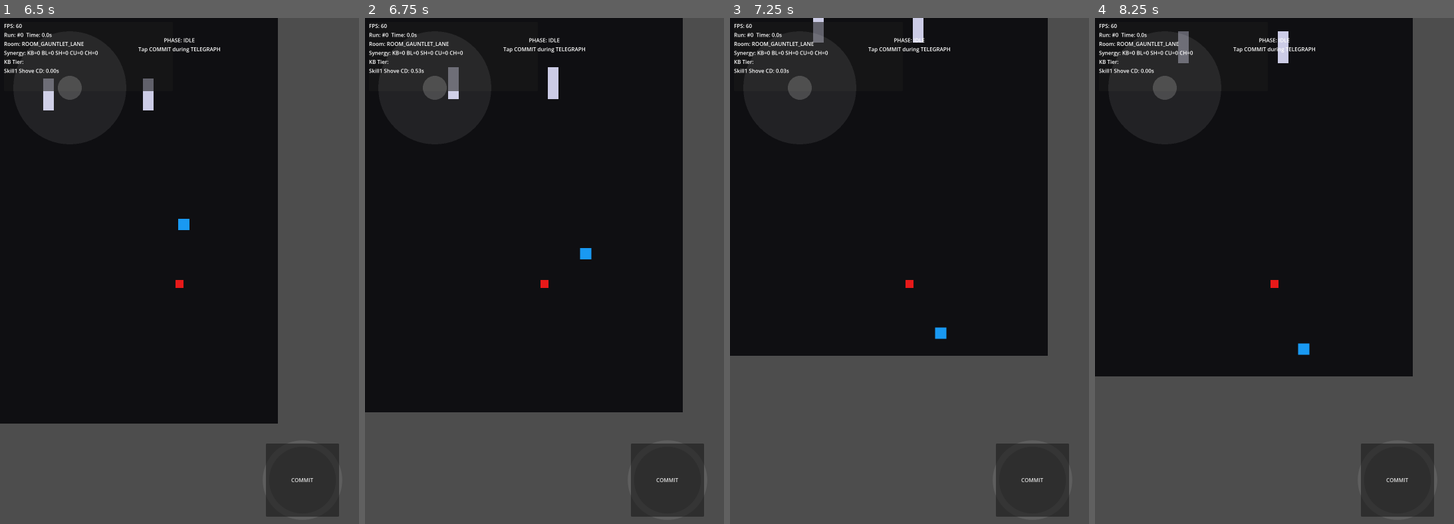
Above: before the commit, frames 1-4 (left to right).
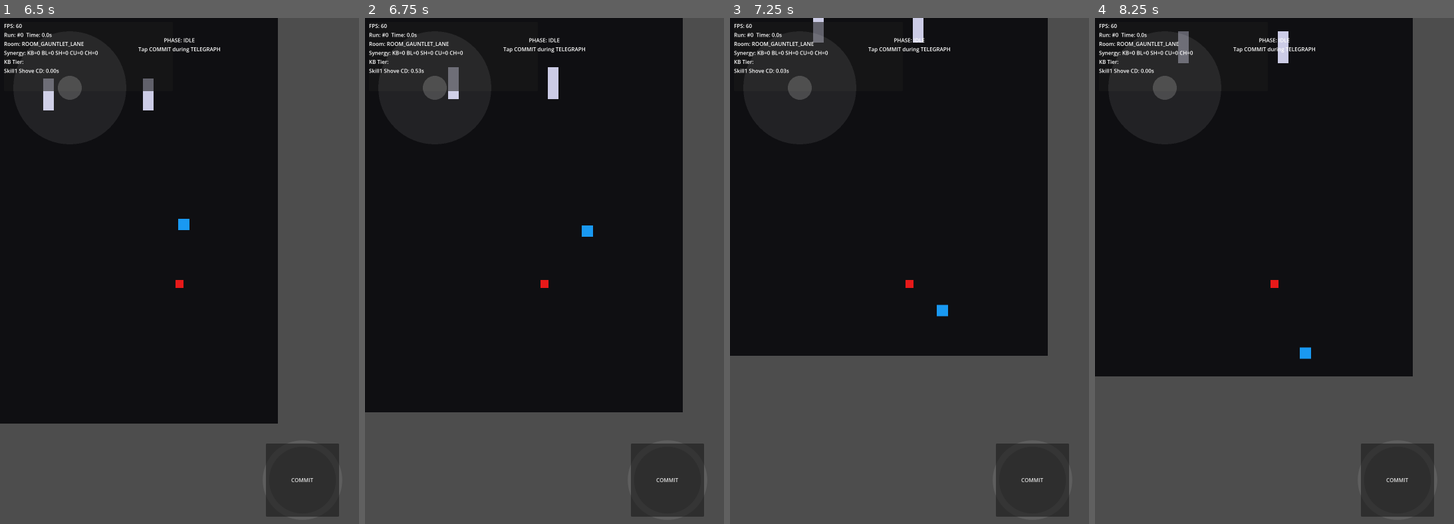
Above: after the commit, the same moments.

Repository: changha-kim/blood-contract
Game: Godot game, scene res://scenes/ui/MainMenu.tscn
Two runs of this game, one before a commit and one after it. Both use one fixed random seed, a clock stepped at 60 frames per second and the inputs below.
Inputs (mouse positions are in pixels of both pictures, inside the frame that each line leads up to):
- Up to frame 1 (6.5 s): click "TC04 (Spike Arena)" at 0.5 s; click "COMMIT" at 1.25 s; move the mouse to (258, 255) at 2.02 s; hold D (move_right) 2.03-2.75 s; hold F (attack_btn) 2.03-2.75 s; click (258, 255) at 2.17 s; drag from (107, 311) to (179, 286) at 2.77 s; move the mouse to (215, 164) at 3.52 s; hold D (move_right) 3.53-4.25 s; hold F (attack_btn) 3.53-4.25 s; drag from (161, 392) to (61, 159) at 4.27 s; tap Enter at 5 s; move the mouse to (287, 362) at 5.02 s; hold A (move_left) 5.03-5.75 s; hold F (attack_btn) 5.03-5.75 s; drag from (71, 205) to (183, 220) at 5.77 s
- Up to frame 2 (6.75 s): tap Space (dash_btn) at 6.5 s; move the mouse to (562, 286) at 6.52 s; hold S (move_down) from 6.53 s (still down); hold F (attack_btn) from 6.53 s (still down); click (562, 286) at 6.67 s
- Up to frame 3 (7.25 s): keep holding S (move_down); keep holding F (attack_btn)
- Up to frame 4 (8.25 s): release S (move_down) at 7.25 s; release F (attack_btn) at 7.25 s; drag from (1220, 149) to (1306, 341) at 7.27 s; move the mouse to (1353, 255) at 8.02 s; hold W (move_up) from 8.03 s (still down); hold F (attack_btn) from 8.03 s (still down)

Frame 1 is identical in both runs. In frame 2, 0.1% of the frame differs, in the area x 59-64%, y 40-48%; in frame 3, 0.2%, in the area x 57-61%, y 56-64%; in frame 4, less than 0.1%.
Error before the commit: Attempt to call function 'set_visible_telegraph' in base 'null instance' on a null instance. (res://scripts/enemies/enemy_base.gd:103)

Commit message:
fix: headless TC04 stability (telegraph optional + defer scene change)

Diff:
--- a/godot/scripts/autoload/game_app.gd
+++ b/godot/scripts/autoload/game_app.gd
@@ -63,7 +63,12 @@
 	_get_tree_safe().change_scene_to_file(INTENT_ARENA_SLASHER_SCENE)
 
 func go_to_spike_arena_gauntlet_lane() -> void:
-	_get_tree_safe().change_scene_to_file(SPIKE_ARENA_GAUNTLET_LANE_SCENE)
+	# When called from autoload _ready(), scene tree can be mid-mutation.
+	# Defer to avoid "Parent node is busy" errors (common in headless automation).
+	call_deferred("_deferred_change_scene", SPIKE_ARENA_GAUNTLET_LANE_SCENE)
+
+func _deferred_change_scene(scene_path: String) -> void:
+	_get_tree_safe().change_scene_to_file(scene_path)
 
 func _parse_cmdline_flags() -> void:
 	# Godot splits args into engine args and user args.
--- a/godot/scripts/enemies/enemy_base.gd
+++ b/godot/scripts/enemies/enemy_base.gd
@@ -18,7 +18,7 @@
 @onready var hurtbox: Hurtbox = $Hurtbox
 @onready var attack_root: Node2D = $Attack
 @onready var hitbox: Hitbox = $Attack/Hitbox
-@onready var telegraph: TelegraphIndicator = $TelegraphIndicator
+@onready var telegraph: TelegraphIndicator = get_node_or_null("TelegraphIndicator") as TelegraphIndicator
 @onready var knockback: KnockbackComponent = get_node_or_null("Knockback") as KnockbackComponent
 
 var target: Node2D
@@ -100,22 +100,25 @@
 	match p:
 		Phase.CHOOSE_INTENT:
 			hitbox.monitoring = false
-			telegraph.set_visible_telegraph(false)
-			telegraph.set_commit_locked(false)
+			if telegraph != null:
+				telegraph.set_visible_telegraph(false)
+				telegraph.set_commit_locked(false)
 		Phase.TELEGRAPH:
 			_execute_hit = false
 			_commit_cue_fired_this_commit = false
-			telegraph.set_visible_telegraph(true)
-			telegraph.set_commit_locked(false)
-			telegraph.set_style_telegraph()
+			if telegraph != null:
+				telegraph.set_visible_telegraph(true)
+				telegraph.set_commit_locked(false)
+				telegraph.set_style_telegraph()
 			_update_aim_telegraph()
 			var dmg := _get_intent_int(_intent_id, "damage", hitbox.damage)
 			var shape := _get_intent_string(_intent_id, "shape", "line")
 			EventLogger.log_event("intent_telegraph", {"enemy_id": enemy_id, "intent_id": _intent_id, "dmg": dmg, "shape": shape})
 		Phase.COMMIT:
-			telegraph.set_visible_telegraph(true)
-			telegraph.set_commit_locked(true) # fires LOCK + SFX (once) via TelegraphIndicator
-			telegraph.set_style_commit()      # SOLID/thick style
+			if telegraph != null:
+				telegraph.set_visible_telegraph(true)
+				telegraph.set_commit_locked(true) # fires LOCK + SFX (once) via TelegraphIndicator
+				telegraph.set_style_commit()      # SOLID/thick style
 			var lock_dir := _locked_dir
 			if lock_dir.length_squared() < 0.001:
 				lock_dir = Vector2.RIGHT
@@ -137,11 +140,13 @@
 			_fire_commit_cue_once()
 			_apply_commit_micro_slow()
 		Phase.EXECUTE:
-			telegraph.set_visible_telegraph(false)
+			if telegraph != null:
+				telegraph.set_visible_telegraph(false)
 		Phase.RECOVER:
 			hitbox.monitoring = false
-			telegraph.set_visible_telegraph(false)
-			telegraph.set_commit_locked(false)
+			if telegraph != null:
+				telegraph.set_visible_telegraph(false)
+				telegraph.set_commit_locked(false)
 			EventLogger.log_event("intent_recover", {"enemy_id": enemy_id, "intent_id": _intent_id})
 
 # ---- Movement / aiming ----
@@ -180,7 +185,8 @@
 	if dir.length_squared() > 0.001:
 		_locked_dir = dir
 	attack_root.rotation = _locked_dir.angle()
-	telegraph.set_direction(_locked_dir)
+	if telegraph != null:
+		telegraph.set_direction(_locked_dir)
 
 func _commit_intent() -> void:
 	# Default lock rule: direction lock.
@@ -188,7 +194,8 @@
 	if dir.length_squared() > 0.001:
 		_locked_dir = dir
 	attack_root.rotation = _locked_dir.angle()
-	telegraph.set_direction(_locked_dir)
+	if telegraph != null:
+		telegraph.set_direction(_locked_dir)
 
 func _fire_commit_cue_once() -> void:
 	if _commit_cue_fired_this_commit:
